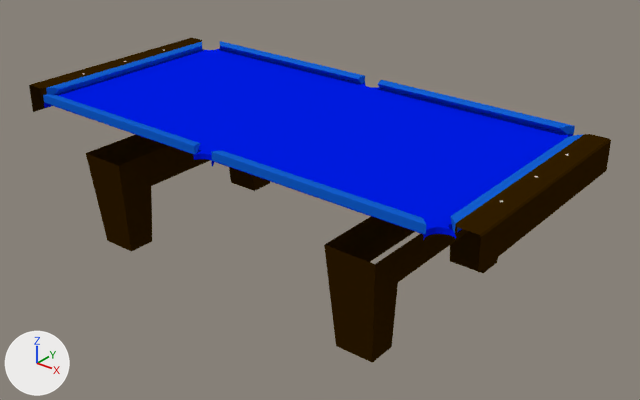
Before and after pictures for a commit that changed the Blender file dist/models/threecushion.blend.
The view is the same before and after, from a camera (50 mm lens) standing at (49.3, -58.2, 28.0) and looking at (2.1, 0.8, -8.5). Lighting does not change. The marker at lower left points along +X, +Y and +Z.

Names of what the first picture shows: 'EndCushion', 'EndRail', 'FullCloth', 'Legs', 'SideCushion'.
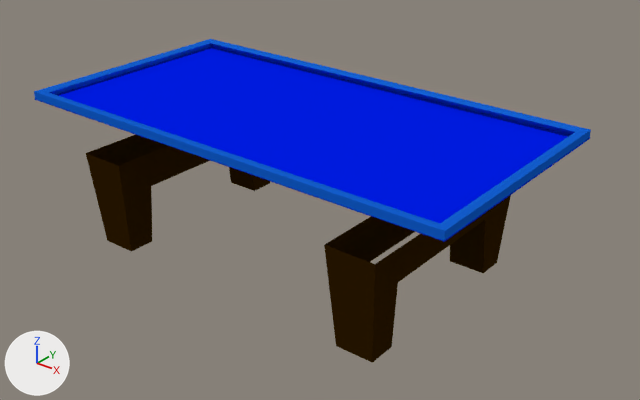
Commit message: threecushion pockets removed

Diff of the bpy script that builds the scene:
```diff
--- a/dist/models/threecushion.blend.py
+++ b/dist/models/threecushion.blend.py
@@ me_cube_001 @@
-me_cube_001.from_pydata(...)  # 158 vertices, 81 faces; spans x -23.0..23.0, y -12.0..12.0, z -0.3..0.3
+me_cube_001.from_pydata(...)  # 45 vertices, 40 faces; spans x -23.0..23.0, y -12.0..12.0, z 0.2
+# me_cube_001 part 1
+# 121 vertices are removed from x -23.0..23.0, y -12.0..12.0, z -0.3..0.3
+# 66 faces are deleted
+# 2 vertices move from x 20.7..21.4, y 11.0..12.0, z 0.2 to x 22.0, y 11.0..12.0, z 0.2
+# 8 vertices are added at x -23.0..23.0, y -12.0..12.0, z 0.2
+# 16 new faces join them, mat_clothshade (its picture is missing)
+# 9 new faces join them, mat_cloth (its picture is missing)
 me_cube_001.materials.append(mat_cloth)
@@ me_cube @@
 me_cube.from_pydata(...)  # 18 vertices, 15 faces; spans x -1.55..-0.59, y -1.03..1.0, z -1.0..1.0
 # used by ob_endcushion; location = (23.5, -5.17, -0.12); scale = (1.0, 5.17, 0.376)
+# me_cube part 2
+for i in [2, 3, 8, 11, 12, 13, 15, 16]: me_cube.vertices[i].co += Vector((0.0, -0.27, 0.0))
 me_cube.materials.append(mat_cushionblue)
@@ me_sidecushion @@
 me_sidecushion.from_pydata(...)  # 18 vertices, 15 faces; spans x -1.55..-0.59, y -1.03..2.92, z -1.0..1.0
 # used by ob_sidecushion; location = (16.11, -12.5, -0.12); rotation_euler = (0.0, 0.0, 1.571), in degrees (0, 0, 90); scale = (-1.0, 5.17, 0.376)
-me_sidecushion.vertices[0].co = (-1.01, 2.9, -1.0)
-me_sidecushion.vertices[1].co = (-1.0, 2.9, 1.0)  # pixel (216, 150)
-me_sidecushion.vertices[6].co = (-1.55, 2.87, 0.65)  # pixel (222, 150)
-me_sidecushion.vertices[9].co = (-1.55, 2.87, 0.58)  # pixel (222, 150)
+# me_sidecushion part 3
+for i in [2, 3, 8, 11, 12, 13, 15, 16]: me_sidecushion.vertices[i].co += Vector((0.0, -0.28, 0.0))
+for i in [4, 5, 7, 10]: me_sidecushion.vertices[i].co += Vector((0.0, 0.19, 0.0))
+me_sidecushion.vertices[0].co = (-1.01, 3.11, -1.0)
+me_sidecushion.vertices[1].co = (-1.0, 3.11, 1.0)  # pixel (206, 147)
+me_sidecushion.vertices[6].co = (-1.55, 3.11, 0.65)  # pixel (211, 146)
+me_sidecushion.vertices[9].co = (-1.55, 3.11, 0.58)  # pixel (211, 147)
 me_sidecushion.materials.append(mat_cushionblue)
@@ ob_endrail @@
 _m = ob_endrail.modifiers.new('Mirror', 'MIRROR')
 _m.mirror_object = ob_ballextentsformirror
+ob_endrail.hide_set(True)
```

Boxes [x1, y1, x2, y2] around the edits, measured in the pictures (640 x 400 px):
'FullCloth', reshaped
    before: [44, 49, 573, 241]
    after: [35, 47, 590, 242]
'EndRail', hidden (brown)
    before: [29, 38, 611, 272]
'SideCushion', reshaped
    before: [43, 41, 575, 235]
    after: [34, 39, 590, 241]
'EndCushion', reshaped
    before: [46, 41, 584, 233]
    after: [34, 39, 591, 241]
